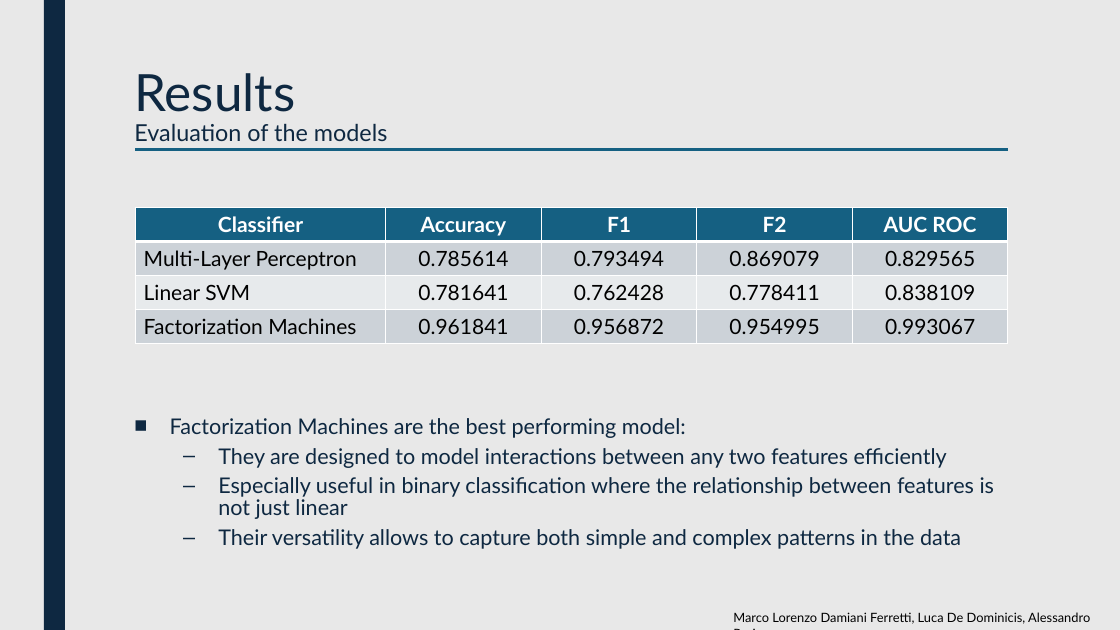
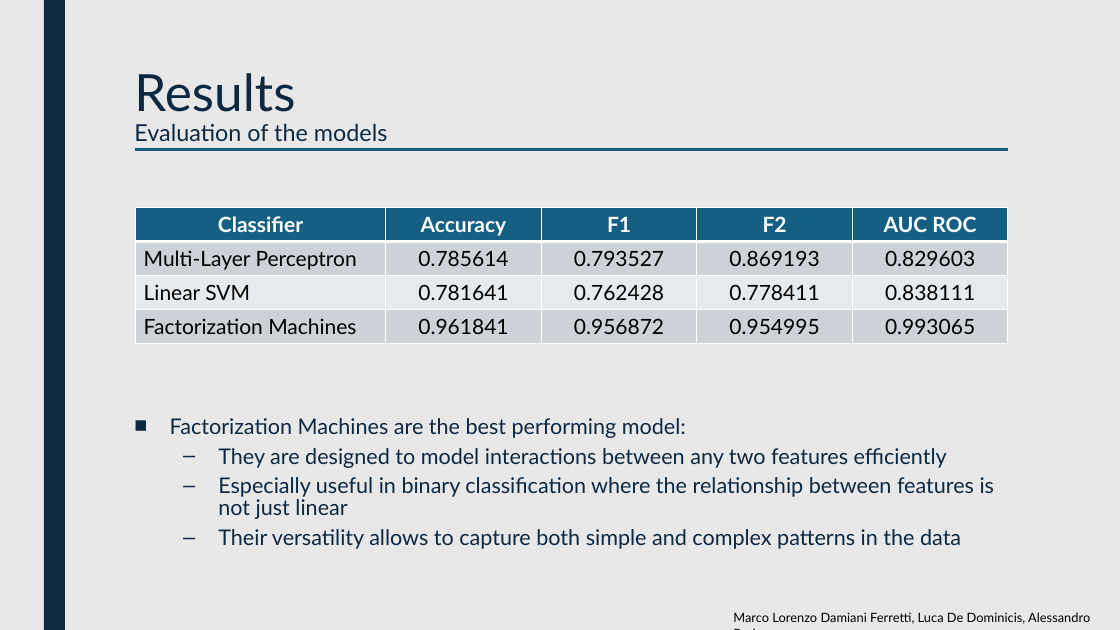
Before and after one commit to luca-de-dominicis/Big_Data_Analytics, a slide deck: slide 15 of BDA-Presentation.pptx (slide 14 before the commit). Drawn at 1120x630 pixels with LibreOffice and Linux fonts; fonts in the diff are those of the drawing. Boxes give left, top, right and bottom in pixels: in the first picture for what was removed or moved away, otherwise in the second. Text is boxed around its words. In the diff, an @@ line names an element or a change of style, - is before the commit and + after.

Commit message:
Added cm

```diff
--- a/BDA-Presentation.pptx
+++ b/BDA-Presentation.pptx
@@ table at (135,208,1007,344) @@
-row 2: Multi-Layer Perceptron | 0.785614 | 0.793494 | 0.869079 | 0.829565
+row 2: Multi-Layer Perceptron | 0.785614 | 0.793527 | 0.869193 | 0.829603
-row 3, column 5: 0.838109
+row 3, column 5: 0.838111
-row 4, column 5: 0.993067
+row 4, column 5: 0.993065
```
Also in this commit, not shown: 2 other slides changed, 2 slides added.
